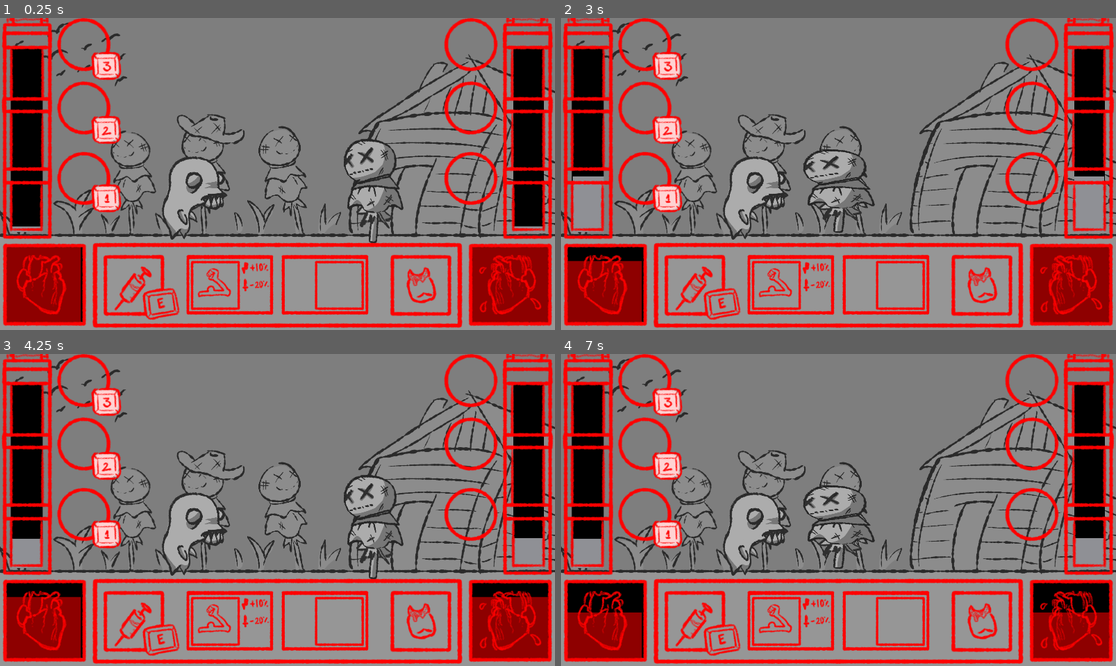
Above: before the commit, frames 1-4 (two rows, left to right).
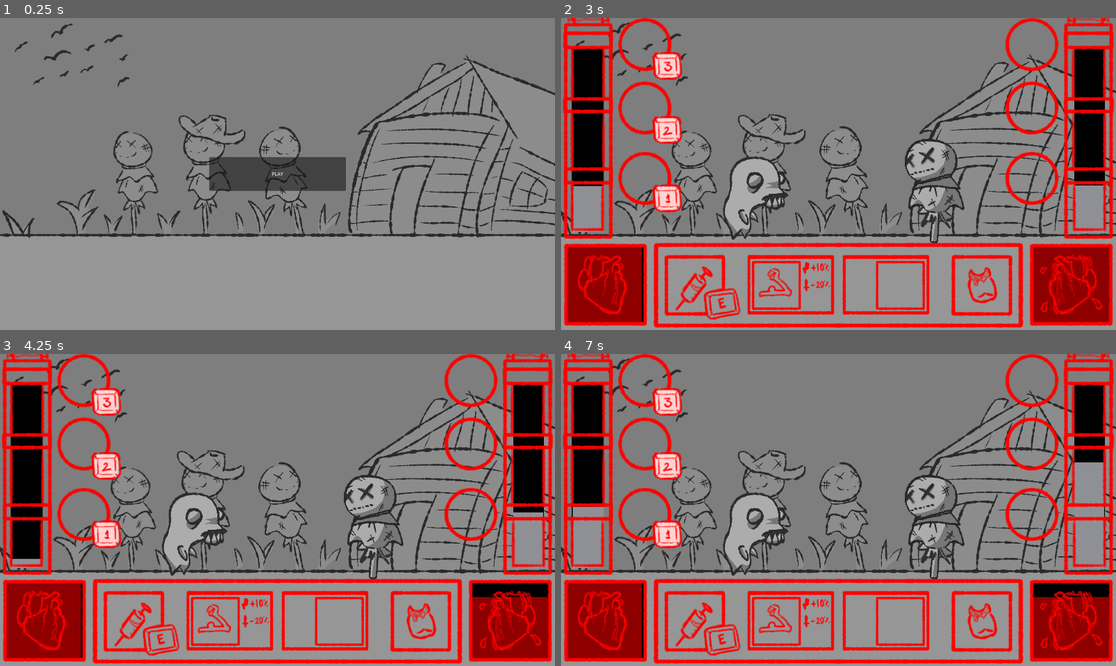
Above: after the commit, the same moments.

Repository: kolbasausage/HOMUNCULUS-FIGHT
Game: Godot game, scene res://Main_menu.tscn
The game is run twice, just before and just after one commit, with the same random seed, the same clock (stepped at 60 frames per second) and the same inputs. Before the commit the project starts from res://Fight scene.tscn.
Inputs (mouse positions are in pixels of both pictures, inside the frame that each line leads up to):
- Up to frame 1 (0.25 s): no input
- Up to frame 2 (3 s): click (838, 174) at 0.5 s, where only the run after the commit has a clickable "PLAY"; tap 1 (Ability_1) at 1.35 s; tap 2 (Ability_2) at 1.55, 2.1 s; tap 3 (Ability_3) at 2.3, 2.85 s
- Up to frame 3 (4.25 s): tap 1 (Ability_1) at 3.05, 3.6 s; tap 2 (Ability_2) at 3.8 s
- Up to frame 4 (7 s): tap Enter at 4.25 s; tap 2 (Ability_2) at 4.35, 6.05, 6.6 s; tap 3 (Ability_3) at 4.55, 5.1, 6.8 s; tap 1 (Ability_1) at 5.3, 5.85 s

The runs differ from the first frame. In frame 1, 38% of the frame differs, in the area x 0-100%, y 0-100%; in frame 2, 3.9%; in frame 3, 1.3%; in frame 4, 6.7%.

Commit message:
Main menu

Diff:
--- /dev/null
+++ b/Main_menu.tscn
@@ -0,0 +1,35 @@
+[gd_scene format=3 uid="uid://lrkqy0hf4tim"]
+
+[ext_resource type="Texture2D" uid="uid://dc7m388bj45xj" path="res://Background test FARM.png" id="1_b07fi"]
+[ext_resource type="Script" uid="uid://cinywwqkhq00d" path="res://Start.gd" id="2_x6lt7"]
+
+[node name="Control" type="Control" unique_id=627884223]
+layout_mode = 3
+anchors_preset = 15
+anchor_right = 1.0
+anchor_bottom = 1.0
+grow_horizontal = 2
+grow_vertical = 2
+
+[node name="BackgroundTestFarm" type="Sprite2D" parent="." unique_id=1175096765]
+position = Vector2(960, 540)
+texture = ExtResource("1_b07fi")
+
+[node name="Button" type="Button" parent="." unique_id=1218096621]
+layout_mode = 1
+anchors_preset = 8
+anchor_left = 0.5
+anchor_top = 0.5
+anchor_right = 0.5
+anchor_bottom = 0.5
+offset_left = -236.5
+offset_top = -58.0
+offset_right = 236.5
+offset_bottom = 58.0
+grow_horizontal = 2
+grow_vertical = 2
+action_mode = 0
+text = "PLAY"
+script = ExtResource("2_x6lt7")
+
+[connection signal="pressed" from="Button" to="Button" method="_on_pressed"]
--- /dev/null
+++ b/Start.gd
@@ -0,0 +1,4 @@
+extends Button
+
+func _on_pressed() -> void:
+		get_tree().change_scene_to_file("res://Fight scene.tscn")
--- a/enemy.gd
+++ b/enemy.gd
@@ -21,9 +21,9 @@
 func try_attack():
 	if get_parent().battle_busy:
 		return
-	if energy_bar.has_enough(20):
+	if energy_bar.has_enough(25):
 		attack()
-		energy_bar.energy -= 20  #reduce energy by 20
+		energy_bar.energy -= 25  #reduce energy by 20
 	else:
 		print("Enemy attempted his attack but appeared to be exhausted")
 
--- a/player.gd
+++ b/player.gd
@@ -14,25 +14,25 @@
 		return
 	# Basic attack on Right Arrow (20 energy)
 	if Input.is_action_just_pressed("Ability_1"):
-		if energy_bar.has_enough(20):
+		if energy_bar.has_enough(25):
 			attack()
-			energy_bar.energy -= 20
+			energy_bar.energy -= 25
 		else:
 			print("Not enough energy")
 
 	# Heal on Up Arrow (50 energy)
 	if Input.is_action_just_pressed("Ability_2"):
-		if energy_bar.has_enough(50):
+		if energy_bar.has_enough(65):
 			heal()
-			energy_bar.energy -= 50
+			energy_bar.energy -= 65
 		else:
 			print("Not enough energy to heal")
 
 	# Ultimate on Left Arrow (90 energy)
 	if Input.is_action_just_pressed("Ability_3"):
-		if energy_bar.has_enough(90):
+		if energy_bar.has_enough(100):
 			ultimate()
-			energy_bar.energy -= 90
+			energy_bar.energy -= 100
 		else:
 			print("Not enough energy for ultimate")
 
--- a/project.godot
+++ b/project.godot
@@ -11,7 +11,7 @@
 [application]
 
 config/name="Homunculus fight prototype"
-run/main_scene="res://Fight scene.tscn"
+run/main_scene="uid://lrkqy0hf4tim"
 config/features=PackedStringArray("4.6", "GL Compatibility")
 config/icon="res://icon.svg"
 
Not shown, added: Start.gd.uid
